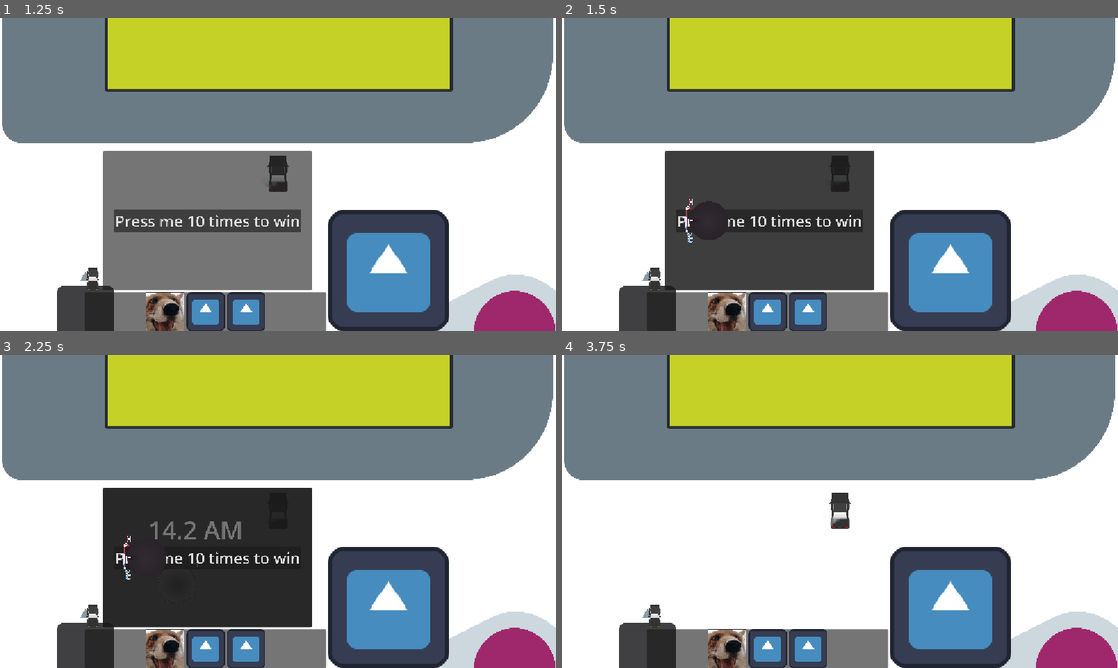
Above: before the commit, frames 1-4 (two rows, left to right).
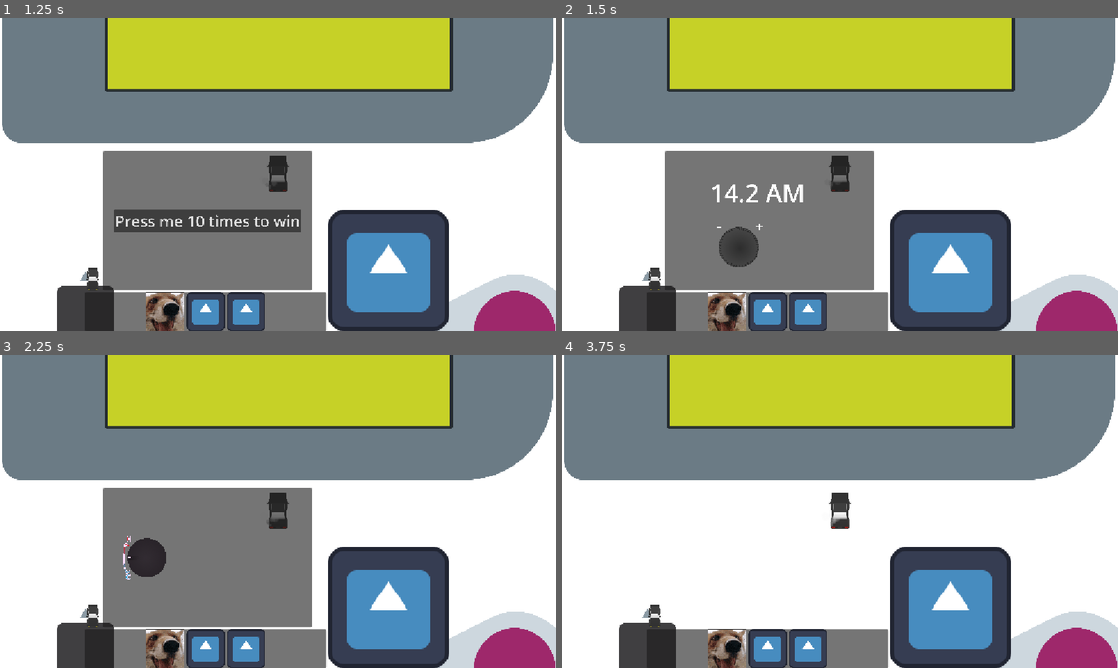
Above: after the commit, the same moments.

Repository: DBorgKiwami/game-jam-2
Game: Godot game, scene res://levels/testlevel.tscn
Same seed, same stepped clock (60 frames per second), same inputs: the game is played once before the commit and once after it. The engine's default icon, where the game draws it, is replaced by a stand-in: a white triangle on a blue panel in a dark square.
Inputs (mouse positions are in pixels of both pictures, inside the frame that each line leads up to):
- Up to frame 1 (1.25 s): click (166, 312) at 0.5 s
- Up to frame 2 (1.5 s): click (767, 312) at 1.25 s
- Up to frame 3 (2.25 s): click (244, 649) at 2 s
- Up to frame 4 (3.75 s): click (767, 558) at 2.75 s, where only the run before the commit has a clickable "Press me 10 times to win"; click (656, 614) at 3.5 s

Frame 1 is identical in both runs. In frame 2, 16% of the frame differs, in the area x 18-57%, y 42-88%; in frame 3, 15%; in frame 4, nothing differs.

Commit message:
Made tool/minigame hook up more modular via index in inspector

Diff:
--- a/ui/toolbar.gd
+++ b/ui/toolbar.gd
@@ -3,21 +3,18 @@
 func _ready() -> void:
 	#SignalBus.connect("broken_part", _break_part)
 	SignalBus.connect("part_repaired", _fix_part)
+	var buttons := $ToolbarAndWheel/Toolbar/BtnContainer.get_children()
+	for i in range(buttons.size()):
+		buttons[i].connect("pressed", _on_tool_pressed.bind(i))
 
-# broken part signal received: enable respective button
-#func _break_part(index : int):
-	#match index:
-		#CarStats.engine:
-			#pass
-			#print("engine broken!")
+func _on_tool_pressed(tool_index : int):
+	close_all_tabs()
+	var mg := $MinigameContainer.get_child(tool_index)
+	mg.visible = true
 
 # fixed part signal received: disable respective button and minigame
 func _fix_part(index : int):
 	close_all_tabs()
-
-# tool 1 enables minigame 1 panel
-func _on_tool_1_pressed() -> void:
-	$MinigameContainer/Testminigame.visible = true
 
 # return btn closes current/all minigame panel(s)
 func _on_return_pressed() -> void:
@@ -27,13 +24,3 @@
 func close_all_tabs() -> void:
 	for mg in $MinigameContainer.get_children():
 		mg.visible = false
-
-
-func _on_tool_2_pressed() -> void:
-	$MinigameContainer/Heater.visible = true
-	pass # Replace with function body.
-
-
-func _on_tool_3_pressed() -> void:
-	$MinigameContainer/Radio.visible = true
-	pass # Replace with function body.
--- a/ui/toolbar.tscn
+++ b/ui/toolbar.tscn
@@ -116,10 +116,10 @@
 scale = Vector2(0.4, 0.4)
 transform = Transform2D(0.4, 0, 0, 0.4, 430, 420)
 
-[node name="Radio" parent="MinigameContainer" unique_id=1467513764 instance=ExtResource("5_e376i")]
+[node name="Testminigame" parent="MinigameContainer" unique_id=1738096528 instance=ExtResource("2_gb7al")]
 visible = false
 
-[node name="Testminigame" parent="MinigameContainer" unique_id=1738096528 instance=ExtResource("2_gb7al")]
+[node name="Radio" parent="MinigameContainer" unique_id=1467513764 instance=ExtResource("5_e376i")]
 visible = false
 
 [node name="Heater" parent="MinigameContainer" unique_id=1334399775 instance=ExtResource("6_4dapg")]
@@ -129,6 +129,3 @@
 visible = false
 
 [connection signal="pressed" from="ToolbarAndWheel/Toolbar/Return" to="." method="_on_return_pressed"]
-[connection signal="pressed" from="ToolbarAndWheel/Toolbar/BtnContainer/Tool1" to="." method="_on_tool_1_pressed"]
-[connection signal="pressed" from="ToolbarAndWheel/Toolbar/BtnContainer/Tool2" to="." method="_on_tool_2_pressed"]
-[connection signal="pressed" from="ToolbarAndWheel/Toolbar/BtnContainer/Tool3" to="." method="_on_tool_3_pressed"]
